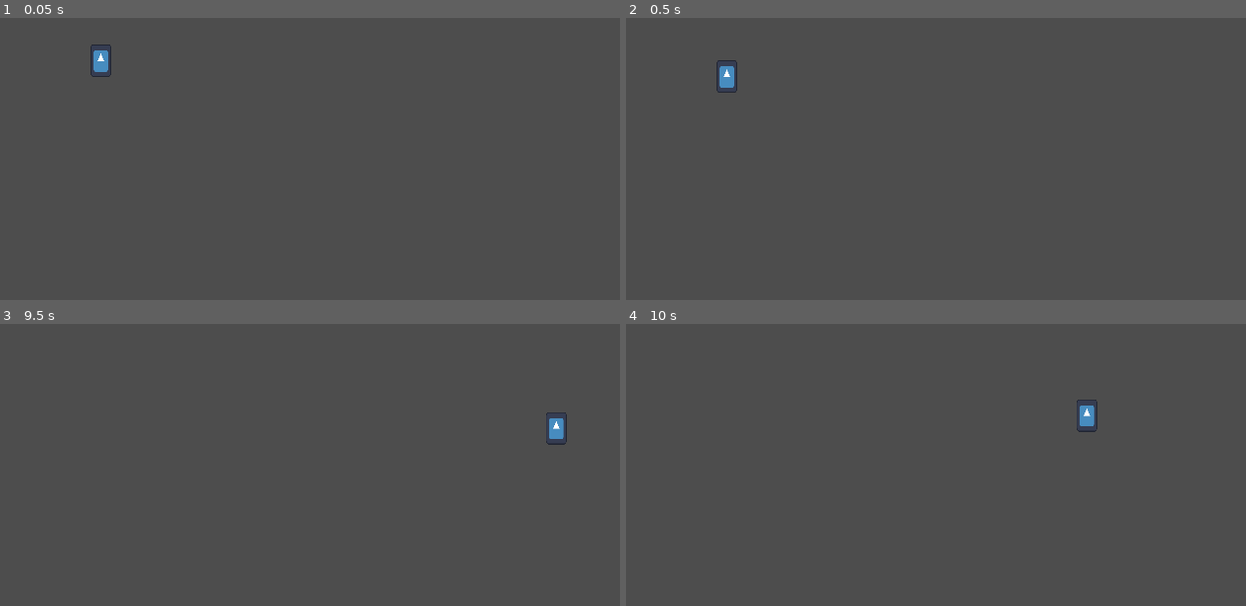
Above: before the commit, frames 1-4 (two rows, left to right).
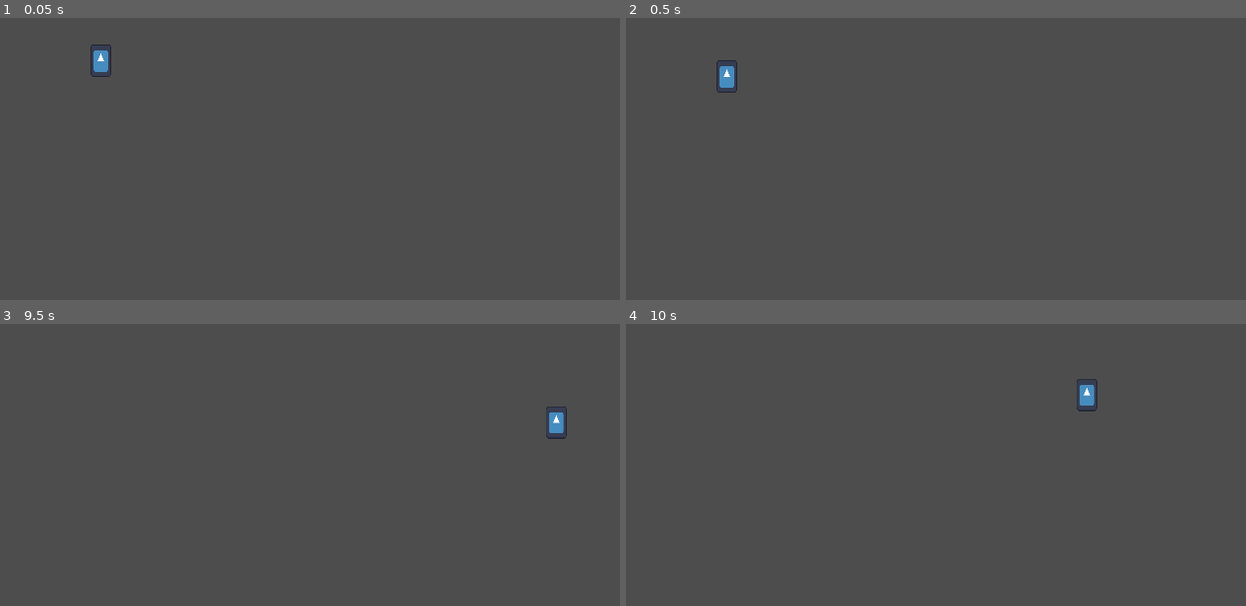
Above: after the commit, the same moments.

Repository: chars-at-last/Platforming-Game
Game: Godot game, scene res://nodes/scenes/game_manager.tscn
Same seed, same stepped clock (60 frames per second), same inputs: the game is played once before the commit and once after it. The engine's default icon, where the game draws it, is replaced by a stand-in: a white triangle on a blue panel in a dark square.
Inputs:
- Up to frame 1 (0.05 s): no input
- Up to frame 2 (0.5 s): no input
- Up to frame 3 (9.5 s): tap Enter at 0.5 s; hold D (move_right) 0.53-2.03 s; tap Space (jump) at 0.6, 0.77, 1.07, 1.25, 1.35, 1.52, 1.82, 2.1, 2.85, 3.02, 3.32, 3.6, 3.77, 4.07, 4.35, 4.52, 4.82, 5.1, 5.85, 6.02, 6.32, 6.6, 6.77, 7.07, 7.35, 7.52, 7.82, 8.1, 8.85, 9.02, 9.32 s; hold A (move_left) 2.03-2.78 s; hold D (move_right) 2.78-4.28 s; hold A (move_left) 4.28-5.03 s; hold D (move_right) 5.03-5.78 s; hold A (move_left) 5.78-7.28 s; hold D (move_right) from 7.28 s (still down)
- Up to frame 4 (10 s): release D (move_right) at 9.53 s; hold A (move_left) from 9.53 s (still down); tap Space (jump) at 9.6, 9.77 s

Frames 1-2 are identical in both runs. In frame 3, 0.2% of the frame differs, in the area x 88-92%, y 29-43%; in frame 4, 0.4%, in the area x 72-77%, y 19-39%.

Commit message:
Little things

Diff:
--- a/nodes/scenes/game_manager.tscn
+++ b/nodes/scenes/game_manager.tscn
@@ -1,6 +1,6 @@
 [gd_scene load_steps=7 format=3 uid="uid://bqfiu2iio1r5q"]
 
-[ext_resource type="PackedScene" uid="uid://crtbnkmpoyka2" path="res://nodes/scenes/player.tscn" id="1_1ulvm"]
+[ext_resource type="PackedScene" uid="uid://crtbnkmpoyka2" path="res://nodes/scenes/player/player.tscn" id="1_1ulvm"]
 [ext_resource type="Script" path="res://nodes/scripts/game_manager.gd" id="1_p8b7o"]
 
 [sub_resource type="RectangleShape2D" id="RectangleShape2D_oxpyf"]
--- /dev/null
+++ b/nodes/scenes/player/gun.tscn
@@ -0,0 +1,3 @@
+[gd_scene format=3 uid="uid://d2a0dv2u0u0vc"]
+
+[node name="Gun" type="Node2D"]
--- a/nodes/scenes/player.tscn
+++ b/nodes/scenes/player/player.tscn
@@ -1,10 +1,13 @@
-[gd_scene load_steps=5 format=3 uid="uid://crtbnkmpoyka2"]
+[gd_scene load_steps=6 format=3 uid="uid://crtbnkmpoyka2"]
 
 [ext_resource type="Texture2D" uid="uid://cw2k3f0xge5dl" path="res://icon.svg" id="1_k8f56"]
 [ext_resource type="Script" path="res://nodes/scripts/player.gd" id="1_u04yn"]
 
 [sub_resource type="CapsuleShape2D" id="CapsuleShape2D_xlpux"]
 height = 32.0
+
+[sub_resource type="RectangleShape2D" id="RectangleShape2D_7tpoi"]
+size = Vector2(20, 10)
 
 [sub_resource type="RectangleShape2D" id="RectangleShape2D_r2fna"]
 size = Vector2(28, 20)
@@ -23,6 +26,10 @@
 [node name="CollisionShape2D" type="CollisionShape2D" parent="."]
 shape = SubResource("CapsuleShape2D_xlpux")
 
+[node name="CollisionShape2D2" type="CollisionShape2D" parent="."]
+position = Vector2(0, 11)
+shape = SubResource("RectangleShape2D_7tpoi")
+
 [node name="Area2D" type="Area2D" parent="."]
 collision_layer = 0
 collision_mask = 2
--- a/nodes/scripts/player.gd
+++ b/nodes/scripts/player.gd
@@ -37,7 +37,19 @@
 	#print(_wall_normal)
 	#print()
 
-	# Gravity and other stuff
+	physics_gravity(delta)				# Gravity stuff
+	physics_direction(delta)			# Directional stuff
+	physics_jump(delta)					# Jump stuff
+	physics_wall(delta)					# Wall stuff
+
+	# Velocity
+	velocity = unbridled_velocity		# Velocity
+
+	physics_floor(delta)				# Floor stuff
+	move_and_slide()
+
+# Gravity and other stuff
+func physics_gravity(delta: float) -> void:
 	if not is_on_floor():
 		if not is_on_wall():
 			if _wall_boosted:
@@ -47,10 +59,12 @@
 			unbridled_velocity.y = max(0, unbridled_velocity.y)
 		unbridled_velocity += get_gravity() * delta			# Apply gravity here
 	else:
+		unbridled_velocity.y = 0
 		if _switching_dir:
 			_switching_dir = false
 
-	# Get the input direction and handle the acceleration/deceleration.
+# Get the input direction and handle the acceleration/deceleration.
+func physics_direction(_delta: float) -> void:
 	acceleration.x = max(acceleration.x, move_accel)
 	direction = Input.get_axis("move_left", "move_right")
 	if direction:
@@ -72,12 +86,14 @@
 	elif _switching_dir:
 		_switching_dir = false
 
-	# Handle jump
+# Handle jump
+func physics_jump(_delta: float) -> void:
 	if Input.is_action_just_pressed("jump") and is_on_floor():
 		unbridled_velocity.y = JUMP_VELOCITY
 		unbridled_velocity.x += jump_vel_boost * direction
 
-	# Walls
+# Walls
+func physics_wall(_delta: float) -> void:
 	if is_on_wall():
 		_wall_normal = get_wall_normal()
 
@@ -92,10 +108,8 @@
 
 	wall_jump()
 
-	# Velocity
-	velocity = unbridled_velocity
-
-	# Other floor stuff
+# Other floor stuff
+func physics_floor(_delta: float) -> void:
 	if is_on_floor():
 		if not (Input.is_action_pressed("move_left") or Input.is_action_pressed("move_right")):
 			velocity.x = floor(velocity.x * VELOCITY_GROUND_NERF)				# Nerf x velocity here
@@ -104,9 +118,7 @@
 			velocity.x = flpcen(velocity.x * VELOCITY_GROUND_MOVEMENT_NERF)
 			#unbridled_velocity.x = floor(unbridled_velocity.x * VELOCITY_GROUND_MOVEMENT_NERF)
 
-	move_and_slide()
-
-# Wall jumpget_wall_normal()
+# Wall jump
 func wall_jump() -> void:
 	if (_can_wall_jump and not is_on_floor()) or is_on_wall_only():
 		if Input.is_action_just_pressed("jump"):
